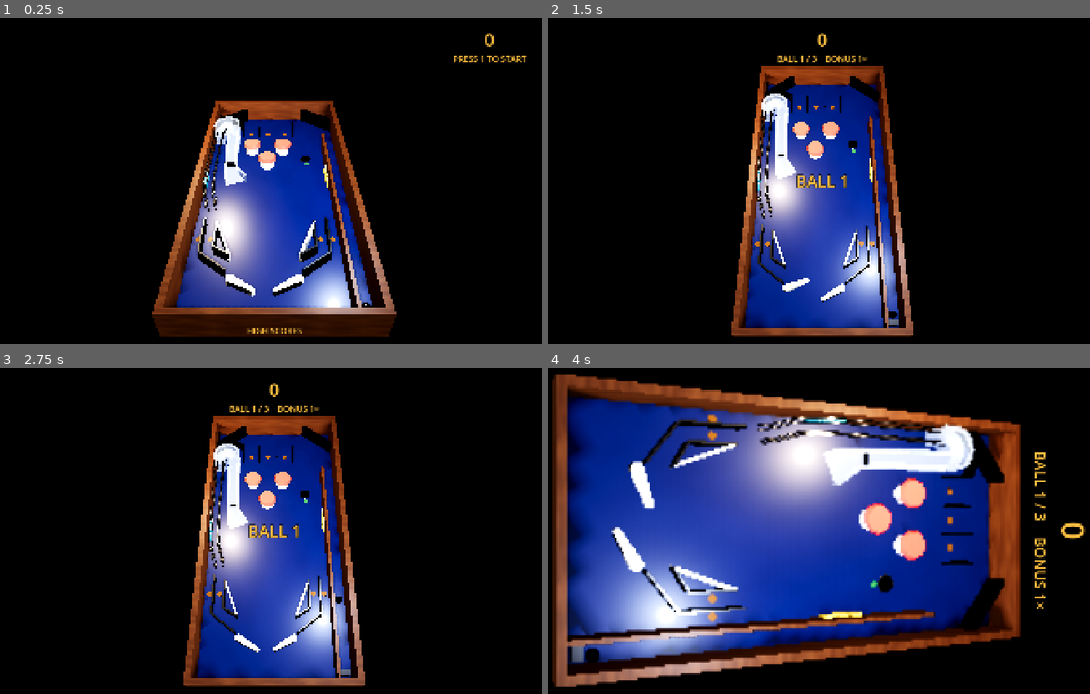
Above: before the commit, frames 1-4 (two rows, left to right).
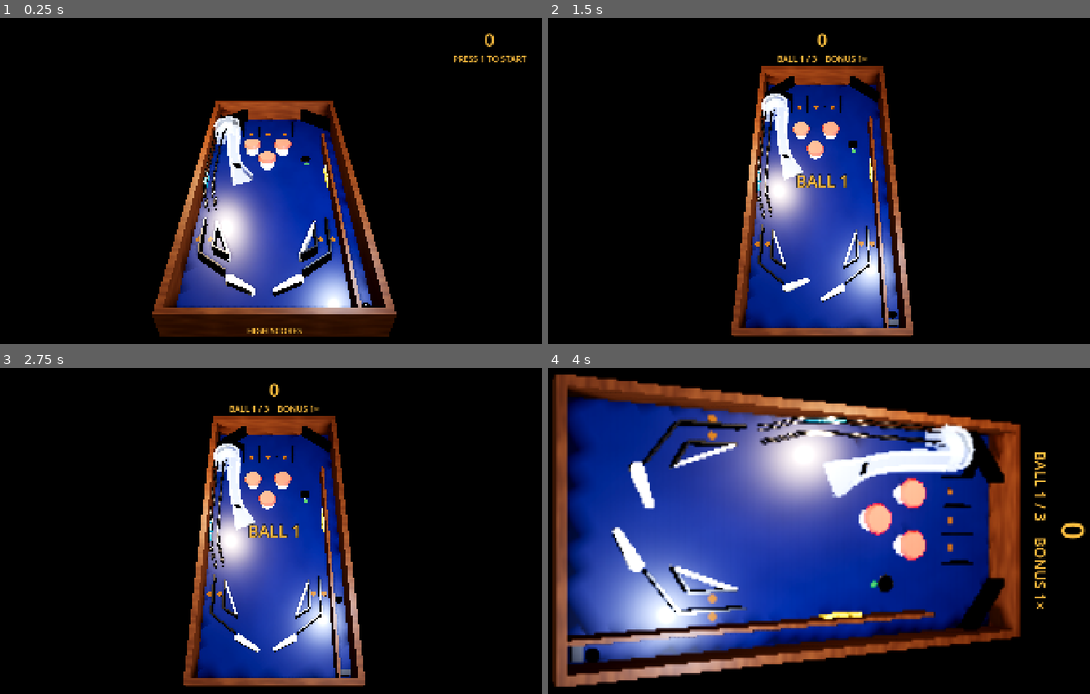
Above: after the commit, the same moments.

Repository: brnl-claude/pinball
Game: Godot game, scene res://main.tscn
Two runs of this game, one before a commit and one after it. Both use one fixed random seed, a clock stepped at 60 frames per second and the inputs below.
Inputs (mouse positions are in pixels of both pictures, inside the frame that each line leads up to):
- Up to frame 1 (0.25 s): no input
- Up to frame 2 (1.5 s): tap Enter (plunger) at 0.5 s; move the mouse to (949, 164) at 0.52 s; hold / (nudge_right) 0.53-1.28 s; hold C (camera_next) 0.53-1.28 s; click (949, 164) at 0.67 s; tap 1 (start_game) at 1.25 s; move the mouse to (705, 197) at 1.27 s; hold Shift (flipper_left) from 1.28 s (still down); tap L (play_replay) at 1.35 s
- Up to frame 3 (2.75 s): tap Backspace (reset_ball) at 2 s; move the mouse to (330, 459) at 2.02 s; release Shift (flipper_left) at 2.03 s; hold / (nudge_right) from 2.03 s (still down); tap Enter (plunger) at 2.1 s
- Up to frame 4 (4 s): move the mouse to (791, 596) at 2.77 s; release / (nudge_right) at 2.78 s; hold Space (nudge_up) 2.78-3.53 s; tap V (render_scale_next) at 2.85 s; click (791, 596) at 2.92 s; move the mouse to (997, 579) at 3.52 s; hold Shift (flipper_left) from 3.53 s (still down); hold R (rotate_screen) from 3.53 s (still down)

The runs differ from the first frame. In frame 1, 0.3% of the frame differs, in the area x 41-47%, y 37-52%; in frame 2, 0.3%; in frame 3, 0.3%; in frame 4, 1.0%, in the area x 50-71%, y 24-40%.

Commit message:
Move the ramp mouth to where right flipper shots go
The timing sweep showed right flipper shots crossing the mouth line
between x -0.03 and -0.14; the mouth sat at the very edge of that range.
It is now centred at x -0.115 (covering about -0.15 to -0.08), aimed back
at the flipper, and curves left into the climb. The spinner moves along
with it, turned to the lane. The sweep now covers flips up to 400 ms
after the ball reaches the flipper.

Co-Authored-By: Claude Opus 5.5 <noreply@anthropic.com>
Claude-Session: https://claude.ai/code/session_017ht4tVgg5fmbzWLLk4UKiL

Diff:
--- a/tables/proto_table/proto_table.tscn
+++ b/tables/proto_table/proto_table.tscn
@@ -306,7 +306,7 @@
 script = ExtResource("15_ramp")
 wall_height = 0.03
 friction = 0.1
-points = PackedVector3Array(-0.142, -0.001, -0.035, -0.163, 0.007, -0.091, -0.17, 0.022, -0.17, -0.17, 0.034, -0.23, -0.17, 0.044, -0.29, -0.17, 0.05, -0.35, -0.179, 0.053, -0.372, -0.201, 0.054, -0.381, -0.223, 0.054, -0.372, -0.232, 0.054, -0.35, -0.232, 0.053, -0.32)
+points = PackedVector3Array(-0.115, -0.001, -0.035, -0.138, 0.007, -0.09, -0.158, 0.02, -0.16, -0.168, 0.033, -0.23, -0.17, 0.044, -0.29, -0.17, 0.05, -0.35, -0.179, 0.053, -0.372, -0.201, 0.054, -0.381, -0.223, 0.054, -0.372, -0.232, 0.054, -0.35, -0.232, 0.053, -0.32)
 
 [node name="LeftRampReturn" type="StaticBody3D" parent="."]
 script = ExtResource("16_wire")
@@ -320,7 +320,7 @@
 sound = "ramp"
 
 [node name="LeftRampSpinner" type="Area3D" parent="."]
-position = Vector3(-0.168, 0, -0.13)
+transform = Transform3D(0.954, 0, -0.3, 0, 1, 0, 0.3, 0, 0.954, -0.148, 0, -0.125)
 script = ExtResource("19_spinner")
 
 [node name="RightSaucer" type="Node3D" parent="."]
--- a/tests/table_test.gd
+++ b/tests/table_test.gd
@@ -594,9 +594,10 @@
 	await _load_table()
 	var spinner: Spinner = _table.get_node("LeftRampSpinner")
 	var radius := _ball.tuning.scaled_ball_radius()
-	_place_ball(Vector3(spinner.position.x, radius, spinner.position.z + 0.06))
-	_ball.linear_velocity = Vector3(0.0, 0.0, -2.0)
-	_ball.angular_velocity = Vector3(-2.0 / radius, 0.0, 0.0)
+	var lane := -spinner.global_basis.z.normalized()
+	_place_ball(Vector3(spinner.position.x, radius, spinner.position.z) - lane * 0.06)
+	_ball.linear_velocity = lane * 2.0
+	_ball.angular_velocity = Vector3.UP.cross(lane) * (2.0 / radius)
 	await _ticks(3000)
 	var revolutions := spinner.revolutions
 	await _ticks(7000)
@@ -631,7 +632,7 @@
 func _test_ramp_from_right_flipper() -> void:
 	var made := PackedStringArray()
 	var report := PackedStringArray()
-	for delay_ms in range(0, 260, 10):
+	for delay_ms in range(100, 400, 10):
 		await _load_table()
 		var radius := _ball.tuning.scaled_ball_radius()
 		var made_switch: BallSwitch = _table.get_node("LeftRampMade")
